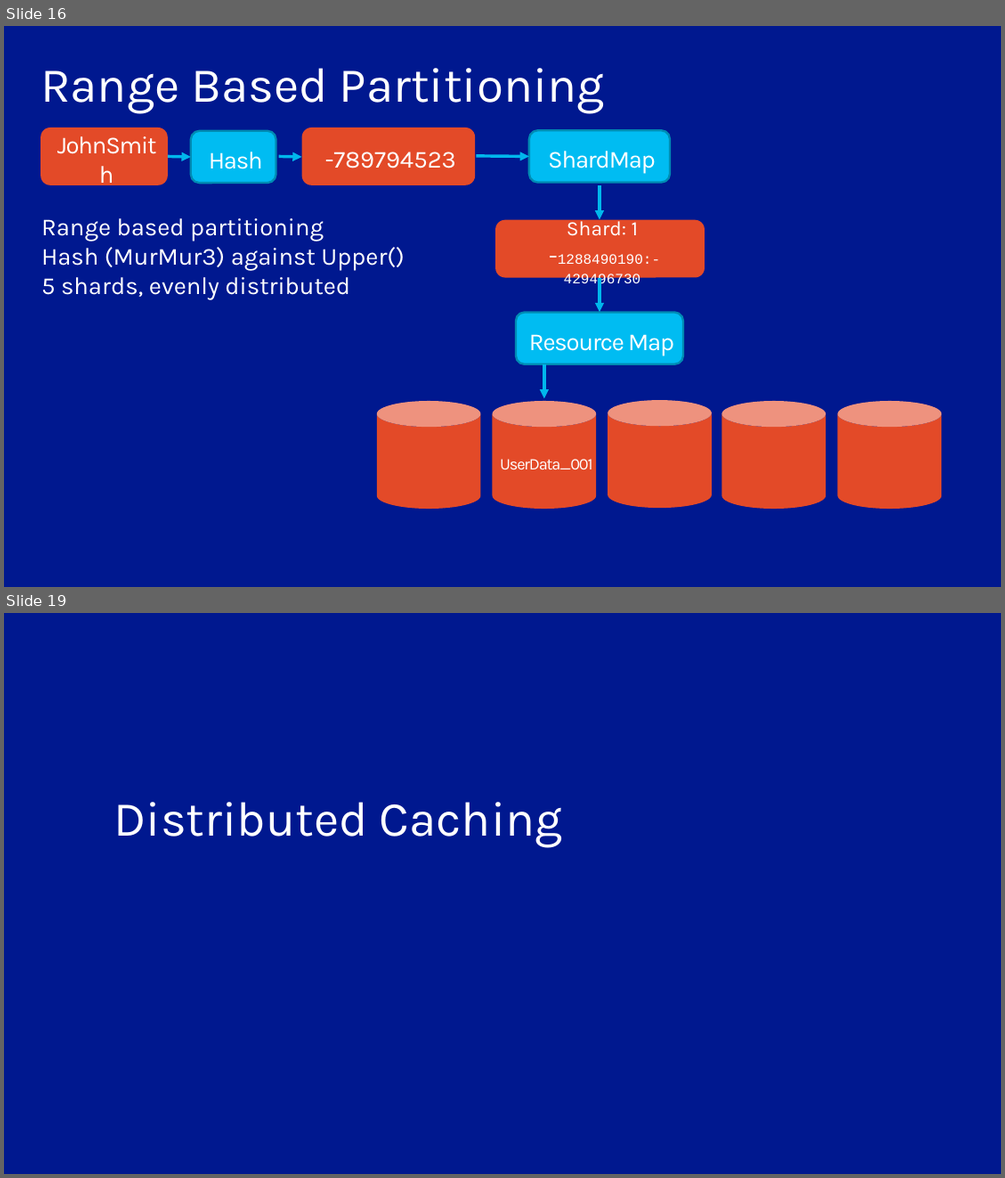
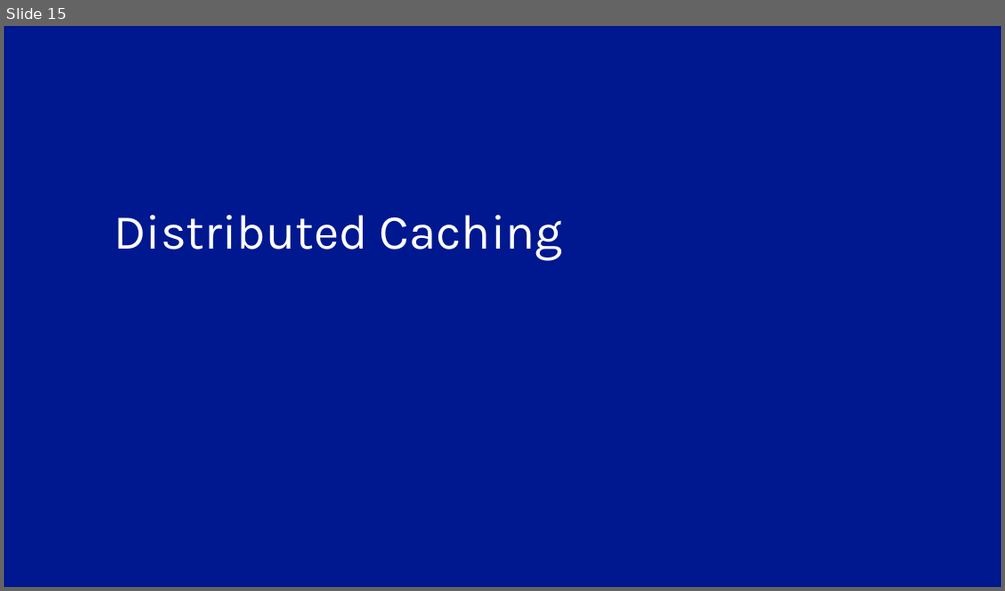
Before and after one commit to arif-aigonix/leap2015, a slide deck: HighThroughputDesignPrinciples-Edited.pptx. Shown one above the other, each under a label of ours: slides 16 and 19 before the commit, slide 15 after it; the slides between them are not shown. The pictures are 1005x1178 and 1005x591 pixels, drawn with LibreOffice and Linux fonts; fonts in the diff are those of the drawing. Boxes give left, top, right and bottom in pixels: in the first picture for what was removed or moved away, otherwise in the second. Text is boxed around its words. In the diff, an @@ line names an element or a change of style, - is before the commit and + after.

```diff
--- a/HighThroughputDesignPrinciples-Edited.pptx
+++ b/HighThroughputDesignPrinciples-Edited.pptx
@@ slide 16 removed at (x1=4, y1=26, x2=1001, y2=587), background #00188F @@
@@ title removed at (x1=40, y1=68, x2=605, y2=114) @@
-Range Based Partitioning
@@ rounded rectangle removed at (x1=40, y1=127, x2=168, y2=185) @@
-JohnSmith
@@ rounded rectangle removed at (x1=191, y1=131, x2=276, y2=183) @@
-Hash
@@ rounded rectangle removed at (x1=301, y1=127, x2=475, y2=185) @@
--789794523
@@ rounded rectangle removed at (x1=529, y1=130, x2=670, y2=182) @@
-ShardMap
@@ arrow removed from (168, 157) to (191, 157) @@
@@ arrow removed from (279, 157) to (301, 157) @@
@@ arrow removed from (476, 156) to (529, 157) @@
@@ arrow removed from (599, 185) to (599, 219) @@
@@ text removed at (x1=41, y1=218, x2=404, y2=300) @@
-Range based partitioning
-Hash (MurMur3) against Upper()
-5 shards, evenly distributed
@@ rounded rectangle removed at (x1=495, y1=219, x2=704, y2=277) @@
-Shard: 1
--1288490190:-429496730
@@ arrow removed from (599, 277) to (599, 312) @@
@@ rounded rectangle removed at (x1=516, y1=312, x2=683, y2=364) @@
-Resource Map
@@ arrow removed from (544, 364) to (544, 398) @@
@@ cylinder removed at (x1=377, y1=401, x2=481, y2=508) @@
@@ cylinder removed at (x1=492, y1=401, x2=596, y2=508) @@
-UserData_001
@@ cylinder removed at (x1=608, y1=400, x2=712, y2=507) @@
@@ cylinder removed at (x1=721, y1=401, x2=825, y2=508) @@
@@ cylinder removed at (x1=837, y1=401, x2=941, y2=508) @@
@@ what was slide 19 is now slide 15 @@
```
Also in this commit, not shown: 2 slides changed, 13 other slides removed, 1 other file.
